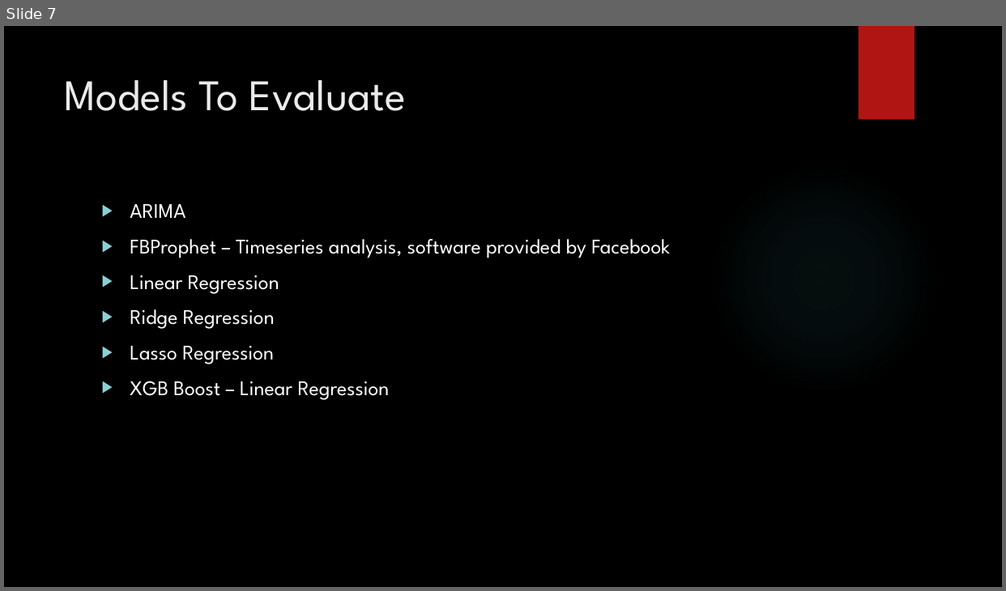
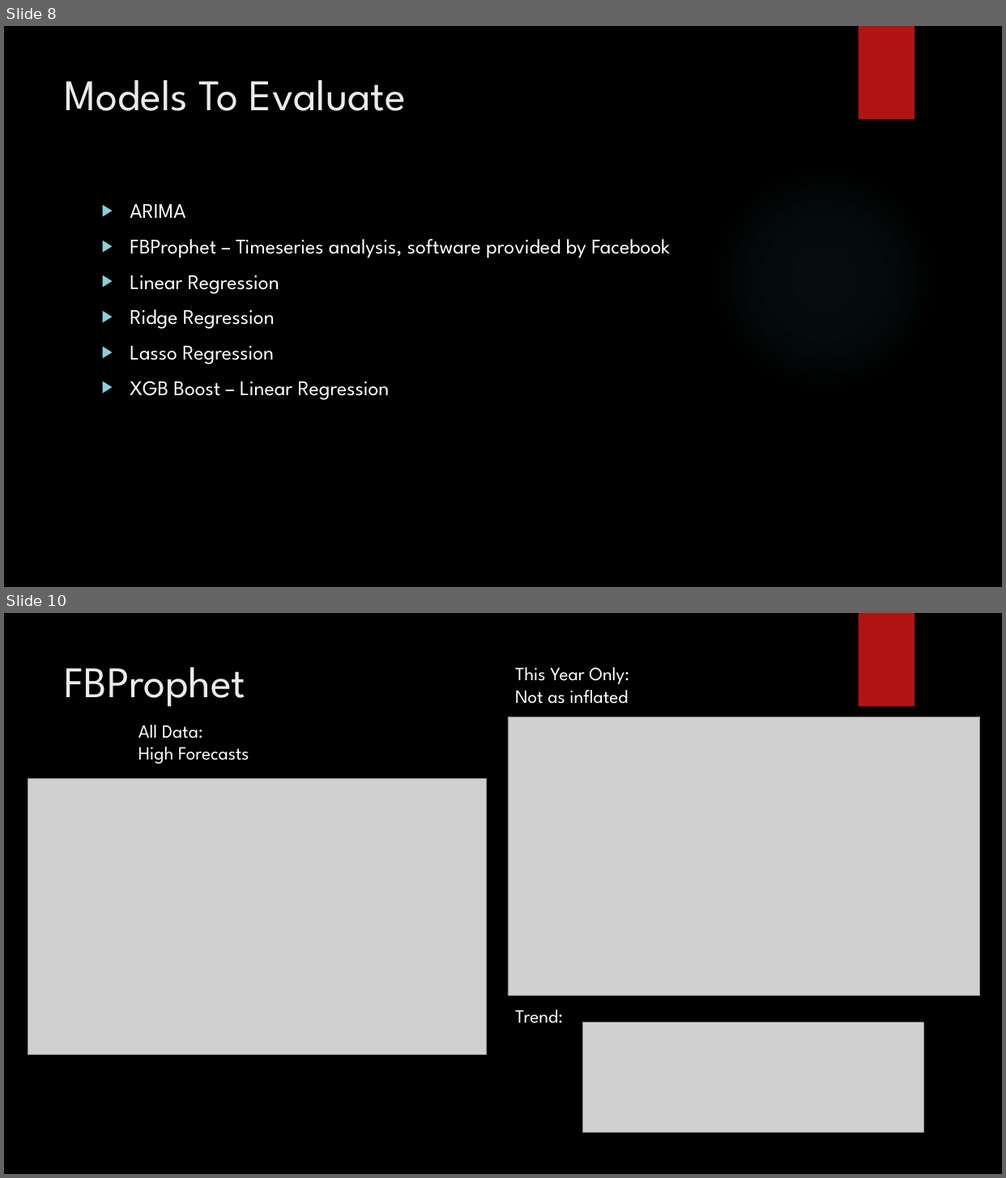
Before and after one commit to DSNeville/Practicum, a slide deck: Predicting Ethereum.pptx. Shown one above the other, each under a label of ours: slide 7 before the commit, slides 8 and 10 after it; the slides between them are not shown. The pictures are 1006x591 and 1006x1178 pixels, drawn with LibreOffice and Linux fonts; fonts in the diff are those of the drawing; grey boxes stand for pictures; background and template pictures are left out. Boxes give left, top, right and bottom in pixels: in the first picture for what was removed or moved away, otherwise in the second. Text is boxed around its words. In the diff, an @@ line names an element or a change of style, - is before the commit and + after.

```diff
--- a/Predicting Ethereum.pptx
+++ b/Predicting Ethereum.pptx
@@ slide 10 added at bbox=[4, 613, 1002, 1174], background picture (left out); not listed: 1 template element that a slide beside it also shows @@
@@ title added at bbox=[65, 667, 246, 707], 42 pt, text #EBEBEB @@
+FBProphet
@@ text added at bbox=[515, 667, 629, 704], 18 pt, text #FFFFFF @@
+This Year Only:
+Not as inflated
@@ text added at bbox=[138, 725, 249, 764], 18 pt, text #FFFFFF @@
+All Data:
+High Forecasts
@@ picture added at bbox=[508, 717, 980, 996] @@
@@ picture added at bbox=[28, 778, 487, 1054] @@
@@ text added at bbox=[515, 1010, 563, 1024], 18 pt, text #FFFFFF @@
+Trend:
@@ picture added at bbox=[582, 1023, 923, 1132] @@
@@ what was slide 7 is now slide 8 @@
```
Also in this commit, not shown: 4 slides changed, 9 other slides added, 3 slides removed, 4 other files.
